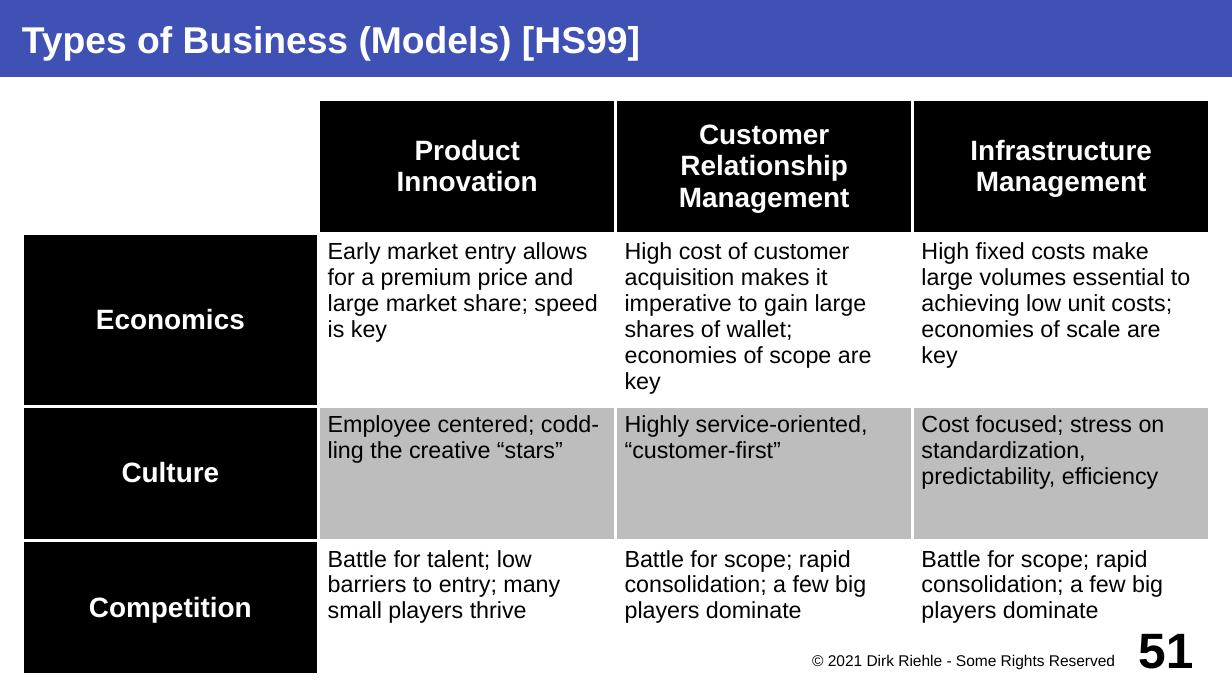
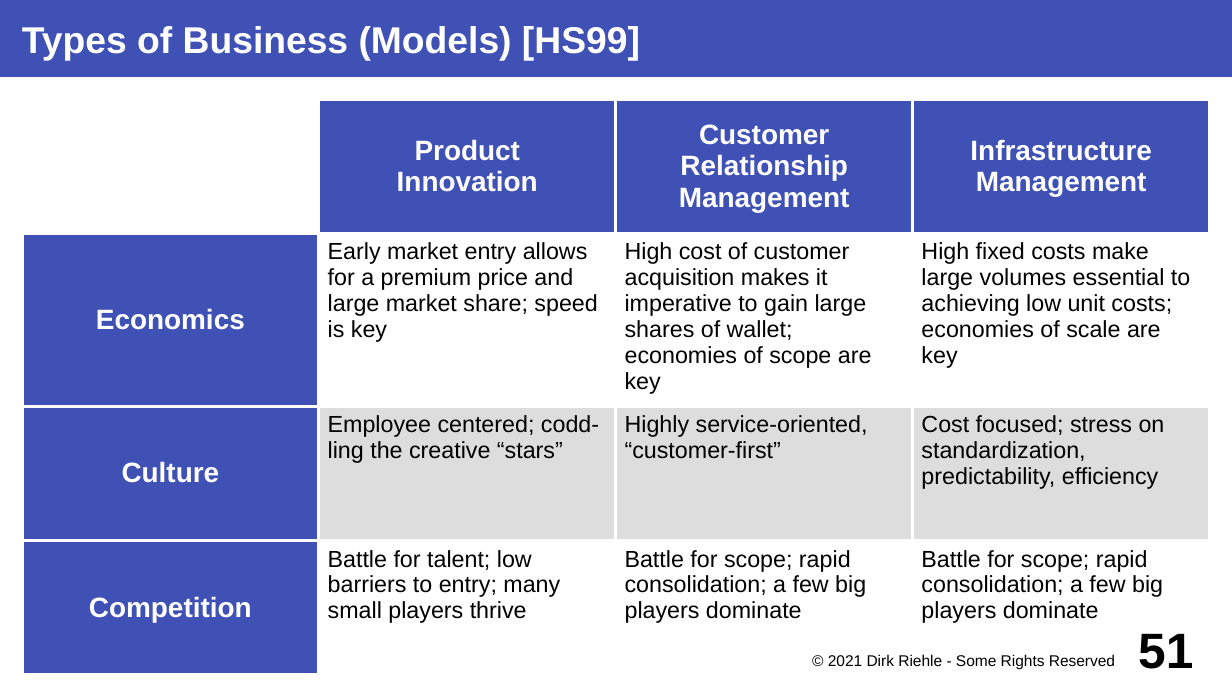
Before and after one commit to dirkriehle/coss-course, a slide deck: slide 51 of Lecture slides/COSS B04 - Business Models.odp. Drawn at 1232x693 pixels with LibreOffice and Linux fonts; fonts in the diff are those of the drawing. Boxes give left, top, right and bottom in pixels: in the first picture for what was removed or moved away, otherwise in the second. Text is boxed around its words. In the diff, an @@ line names an element or a change of style, - is before the commit and + after.

```diff
--- a/Lecture slides/COSS B04 - Business Models.odp
+++ b/Lecture slides/COSS B04 - Business Models.odp
@@ table at [22,99,1212,675] @@
@@ fill #000000 to #3F51B5 in 6 cells @@
@@ fill #BDBDBD to #DDDDDD in 3 cells @@
```
Also in this commit, not shown: 3 other slides changed, 21 other files.
